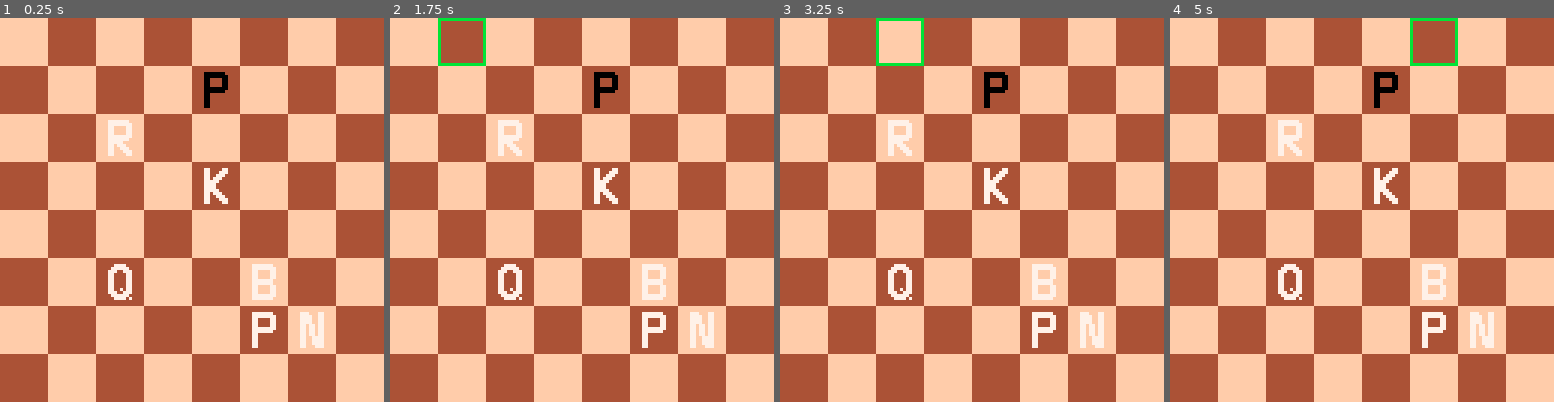
Above: before the commit, frames 1-4 (left to right).
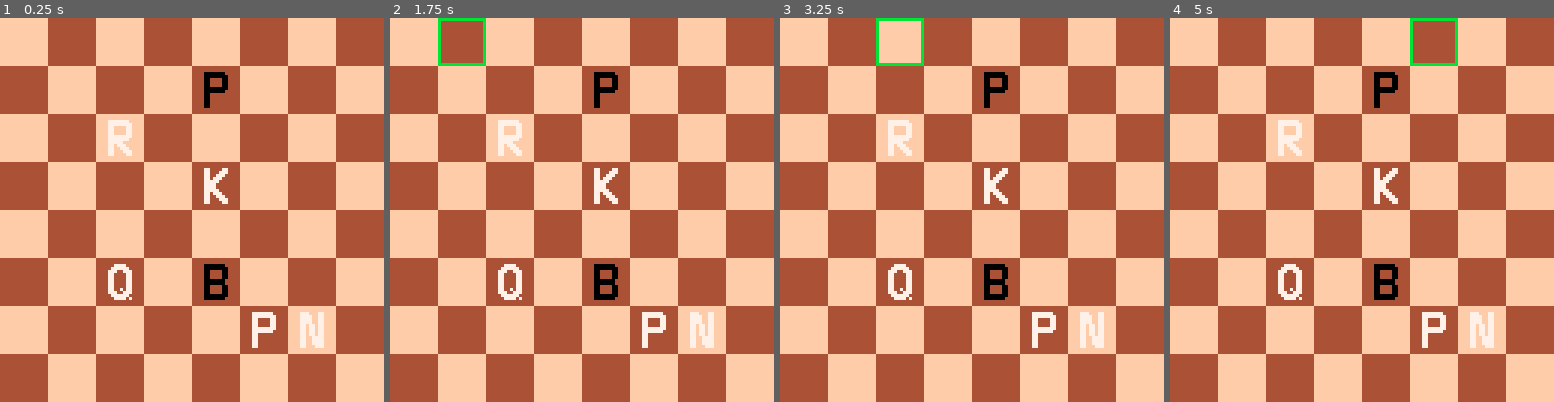
Above: after the commit, the same moments.

Repository: GrayFennec/p8chess
Game: PICO-8 cartridge chess.p8
The game is run twice, just before and just after one commit, with the same random seed, the same clock (stepped at 60 frames per second) and the same inputs.
Inputs:
- Up to frame 1 (0.25 s): no input
- Up to frame 2 (1.75 s): hold Right from 1.6 s (still down)
- Up to frame 3 (3.25 s): release Right at 2.1 s; hold Up 2.15-2.42 s; hold Right 2.47-3.03 s; hold Left from 3.08 s (still down)
- Up to frame 4 (5 s): release Left at 3.58 s; hold Down 3.63-3.97 s; hold Right 4.02-4.68 s; hold Up from 4.73 s (still down)

The runs differ from the first frame. In frame 1, 0.8% of the frame differs, in the area x 53-72%, y 64-74%; in frame 2, 0.8%; in frame 3, 0.8%; in frame 4, 0.8%.

Commit message:
Knights know properly iteract with allies.

Diff:
--- a/chess.p8
+++ b/chess.p8
@@ -25,7 +25,7 @@
 	new_king(4,5,1)
 	new_pawn(7,6,1)
 	new_pawn(2,5,2)
-	new_bishop(6,6,1)
+	new_bishop(6,5,2)
 	new_rook(3,3,1)
 	new_queen(6,3,1)
 end
@@ -77,7 +77,7 @@
 	pawn = new_piece(r,c,p)
 	pawn.sprnum = 0
 	pawn.legmov = function(this)
-	 moves = {}
+	 local moves = {}
 	 --calculate one row foward
 	 local f = p == 1 and -1 or 1
 	 if get_pnum(r+f,c) == 0 then
@@ -89,21 +89,6 @@
 	   end
 	  end
 	 end
-	 --[[
-		if p == 1 and get_pnum(r-1,c) == -1then
-			add(moves,{r-1,c})
-			--double move for white
-			if r == brdh - 1	and get_pnum(r-2,c) == -1 then
-				add(moves,{r-2, c})
-			end
-		elseif p ==2 and get_pnum(r+1,c) == -1
-			add(moves,{r+1,c})
-			--double move for black
-			if r == 2	then
-				add(moves,{4, c})
-			end
-		end
-		]]
 		return moves
 	end
 	add_piece(pawn,r,c)
@@ -114,6 +99,7 @@
 	knight = new_piece(r,c,p)
 	knight.sprnum = 2
 	knight.legmov = function(this)
+		local moves = {}
 	 --calculate values one and two away
 		tup = r-2
 		oup = r-1
@@ -123,8 +109,13 @@
 		ole = c-1
 		tri = c+2
 		ori = c+1
-		--add possible moves
-		moves = {{tup, ole},{tup,ori},{oup,tle},{oup,tri},{odo,tle},{odo,tri},{tdo,ole},{tdo,ori}}
+		--create possible moves
+		local possi = {{tup, ole},{tup,ori},{oup,tle},{oup,tri},{odo,tle},{odo,tri},{tdo,ole},{tdo,ori}}
+		for m in all(possi) do
+		 if get_pnum(m[1], m[2]) != p then
+		  add(moves, m)
+		 end
+		end
 		return moves
 	end
 	add_piece(knight,r,c)
